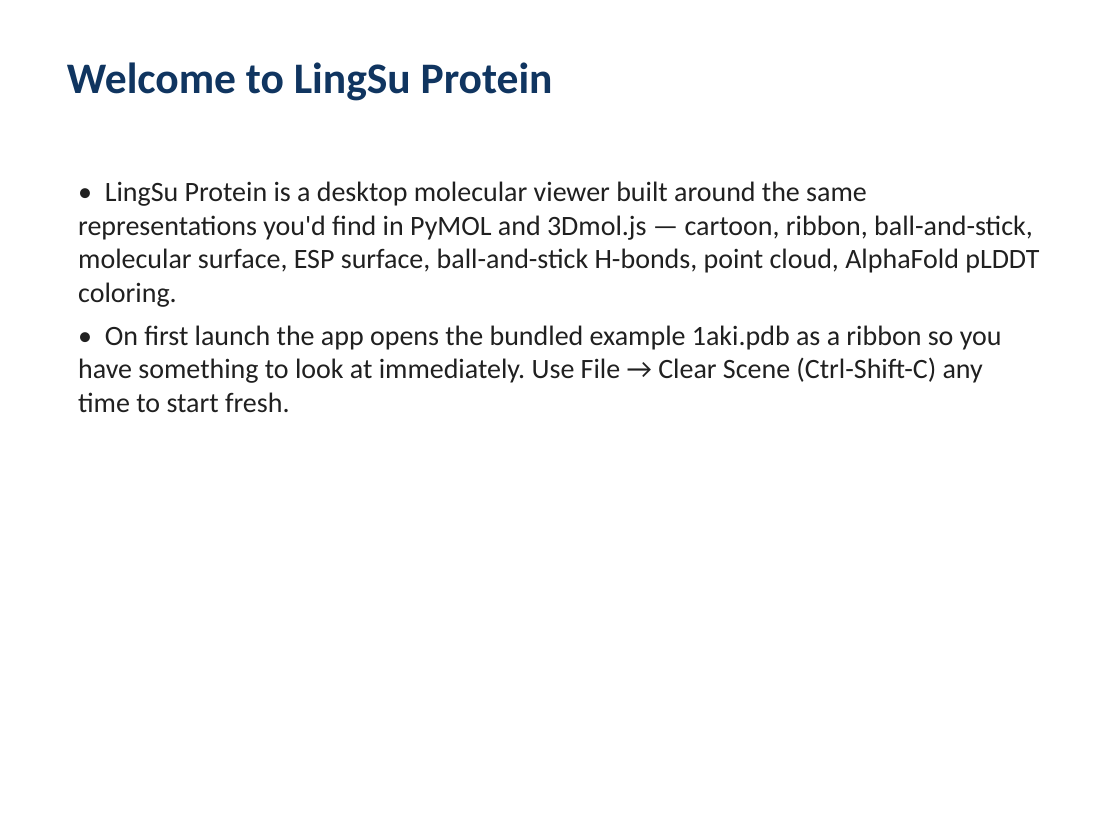
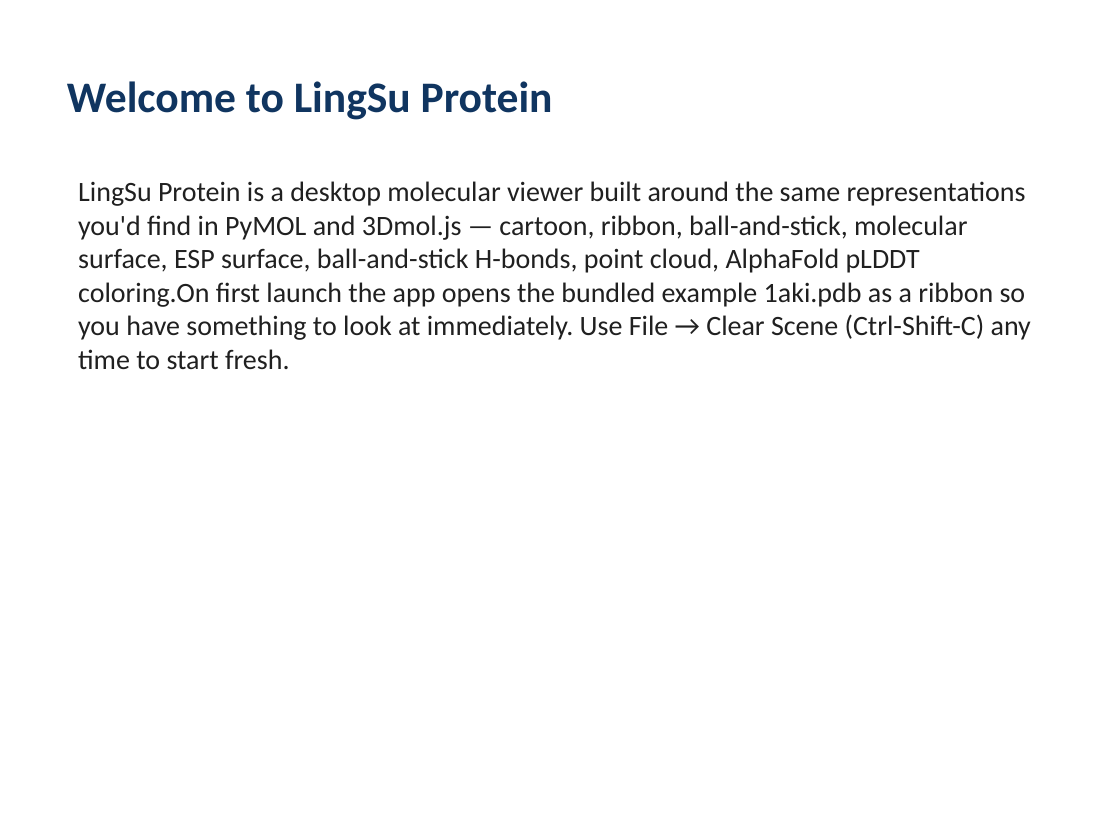
Before and after one commit to kekegg/protein-studio, a slide deck: slide 2 of docs/UserGuide.pptx. Drawn at 1120x840 pixels with LibreOffice and Linux fonts; fonts in the diff are those of the drawing. Boxes give left, top, right and bottom in pixels: in the first picture for what was removed or moved away, otherwise in the second. Text is boxed around its words. In the diff, an @@ line names an element or a change of style, - is before the commit and + after.

```diff
--- a/docs/UserGuide.pptx
+++ b/docs/UserGuide.pptx
@@ text "Welcome to LingSu Protein" at (67,81,553,120): vertical alignment top to middle @@
@@ text at (78,181,1031,369): text changed @@
-• LingSu Protein is a desktop molecular viewer built around the same representations you'd find in PyMOL and 3Dmol.js — cartoon, ribbon, ball-and-stick, molecular surface, ESP surface, ball-and-stick H-bonds, point cloud, AlphaFold pLDDT coloring.
-• On first launch the app opens the bundled example 1aki.pdb as a ribbon so you have something to look at immediately. Use File → Clear Scene (Ctrl-Shift-C) any time to start fresh.
+LingSu Protein is a desktop molecular viewer built around the same representations you'd find in PyMOL and 3Dmol.js — cartoon, ribbon, ball-and-stick, molecular surface, ESP surface, ball-and-stick H-bonds, point cloud, AlphaFold pLDDT coloring.On first launch the app opens the bundled example 1aki.pdb as a ribbon so you have something to look at immediately. Use File → Clear Scene (Ctrl-Shift-C) any time to start fresh.
```
Also in this commit, not shown: 10 other slides changed, 1 slide added, 8 other files.
